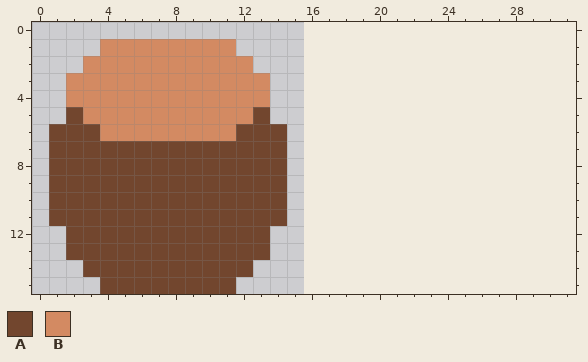
Pixel-art file -- assets/textures/objects/decorations.aseprite. Above, as it was before the edit.
16x16 pixels, 1 frame. The old version is drawn lined up with the new one, on the new canvas.
Palette (. is transparent): A #72462e  B #d38a62
Pixels before, first column x 1:
 1 ...BBBBBBBB...
 2 ..BBBBBBBBBB..
 3 .BBBBBBBBBBBB.
 4 .BBBBBBBBBBBB.
 5 .ABBBBBBBBBBA.
 6 AAABBBBBBBBAAA
 7 AAAAAAAAAAAAAA
 8 AAAAAAAAAAAAAA
 9 AAAAAAAAAAAAAA
10 AAAAAAAAAAAAAA
11 AAAAAAAAAAAAAA
12 .AAAAAAAAAAAA.
13 .AAAAAAAAAAAA.
14 ..AAAAAAAAAA..
15 ...AAAAAAAA...
Now the later version:
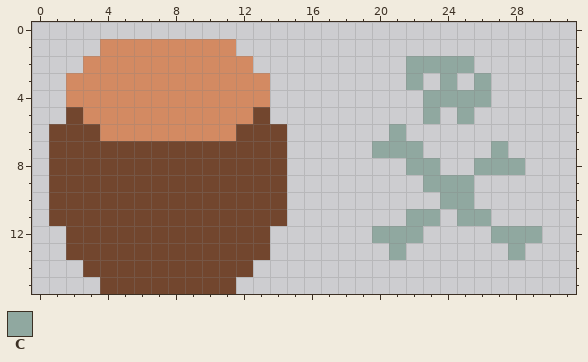
Colours new in this view: C #90a8a0
Diff:
canvas 16x16 -> 32x16
The edit adds colour C in row 2 at x 22 to 25; in row 3 at x 22, 24 and 26; in row 4 at x 23 to 26; in row 5 at x 23 and 25; in row 6 at x 21; in row 7 at x 20 to 22 and 27.
The edit adds colour C in row 8 at x 22 to 23 and 26 to 28; in row 9 at x 23 to 25; in row 10 at x 24 to 25; in row 11 at x 22 to 23 and 25 to 26; in row 12 at x 20 to 22 and 27 to 29; in row 13 at x 21 and 28.
Boxes around the changes in both pictures, in picture pixels (x1, y1, x2, y2):
added: (372, 56, 542, 260)
